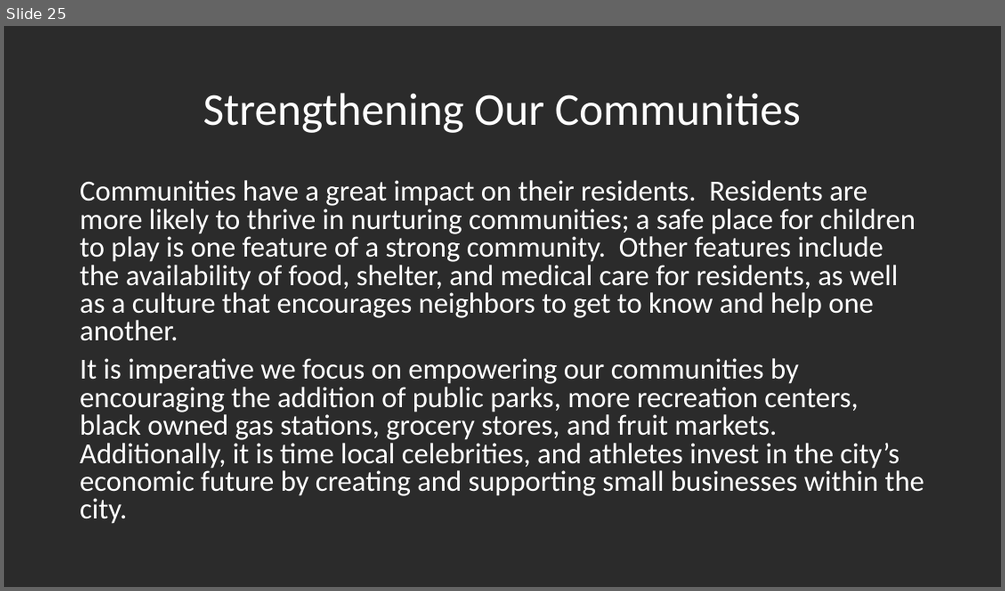
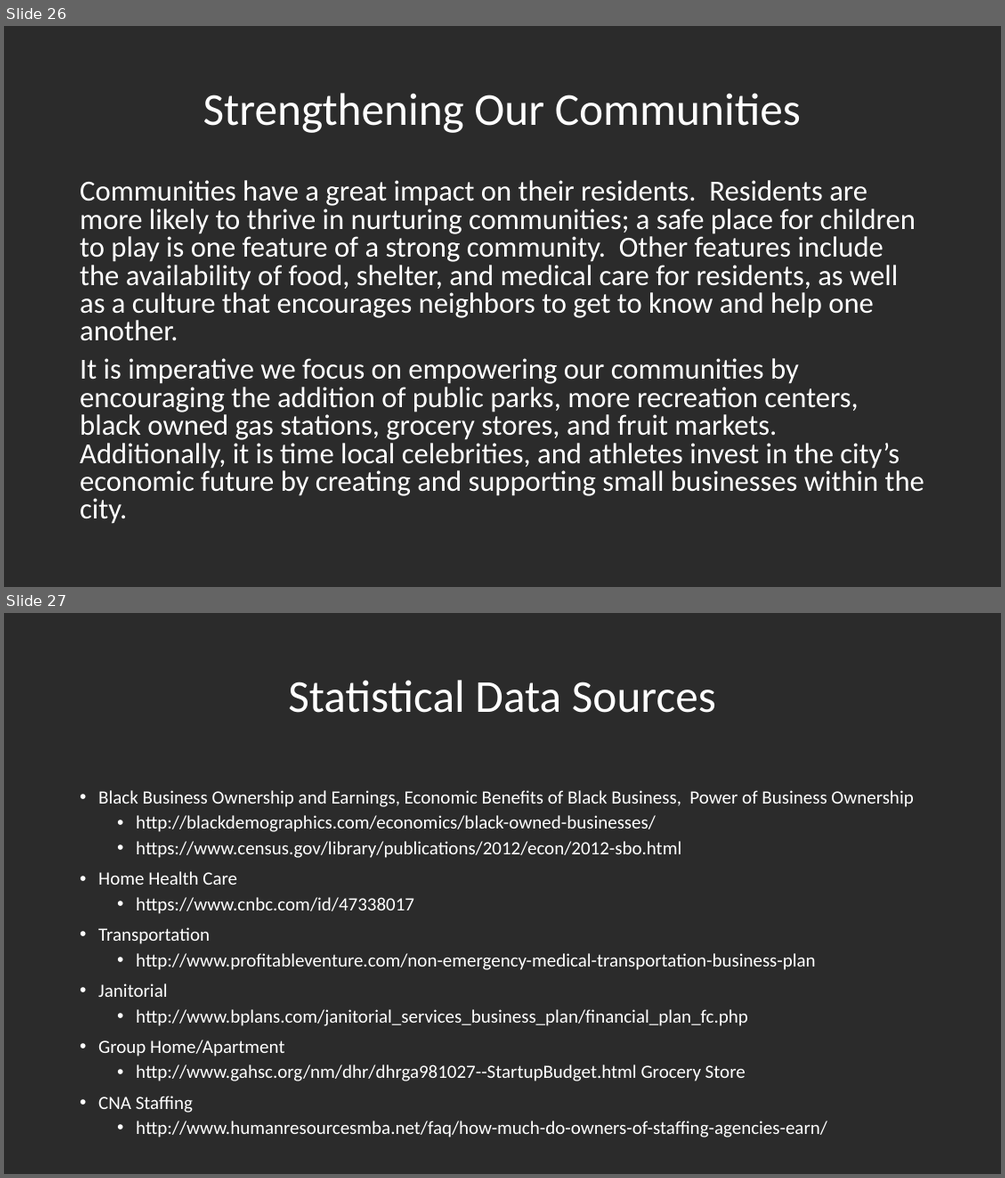
Before and after one commit to KimSmith22/newProject, a slide deck: collection/NumberOneCareerTrainingPitch.ppt. Shown one above the other, each under a label of ours: slide 25 before the commit, slides 26 and 27 after it. The pictures are 1005x591 and 1005x1178 pixels, drawn with LibreOffice and Linux fonts; fonts in the diff are those of the drawing; background and template pictures are left out; a plain dark background stands for a picture behind light text. Boxes give left, top, right and bottom in pixels: in the first picture for what was removed or moved away, otherwise in the second. Text is boxed around its words. In the diff, an @@ line names an element or a change of style, - is before the commit and + after.

```diff
--- a/collection/NumberOneCareerTrainingPitch.ppt
+++ b/collection/NumberOneCareerTrainingPitch.ppt
@@ slide 27 added at [4,613,1001,1174], background picture (left out) @@
@@ title added at [288,680,716,713], 44 pt, text #FFFFFF @@
+Statistical Data Sources
@@ text added at [98,790,913,1137], 18 pt, text #FFFFFF @@
+• Black Business Ownership and Earnings, Economic Benefits of Black Business, Power of Business Ownership
+  • http://blackdemographics.com/economics/black-owned-businesses/
+  • https://www.census.gov/library/publications/2012/econ/2012-sbo.html
+• Home Health Care
+  • https://www.cnbc.com/id/47338017
+• Transportation
+  • http://www.profitableventure.com/non-emergency-medical-transportation-business-plan
+• Janitorial
+  • http://www.bplans.com/janitorial_services_business_plan/financial_plan_fc.php
+• Group Home/Apartment
+  • http://www.gahsc.org/nm/dhr/dhrga981027--StartupBudget.html Grocery Store
+• CNA Staffing
+  • http://www.humanresourcesmba.net/faq/how-much-do-owners-of-staffing-agencies-earn/
@@ what was slide 25 is now slide 26 @@
```
Also in this commit, not shown: 2 slides changed, 3 other slides added, 9 other files.
